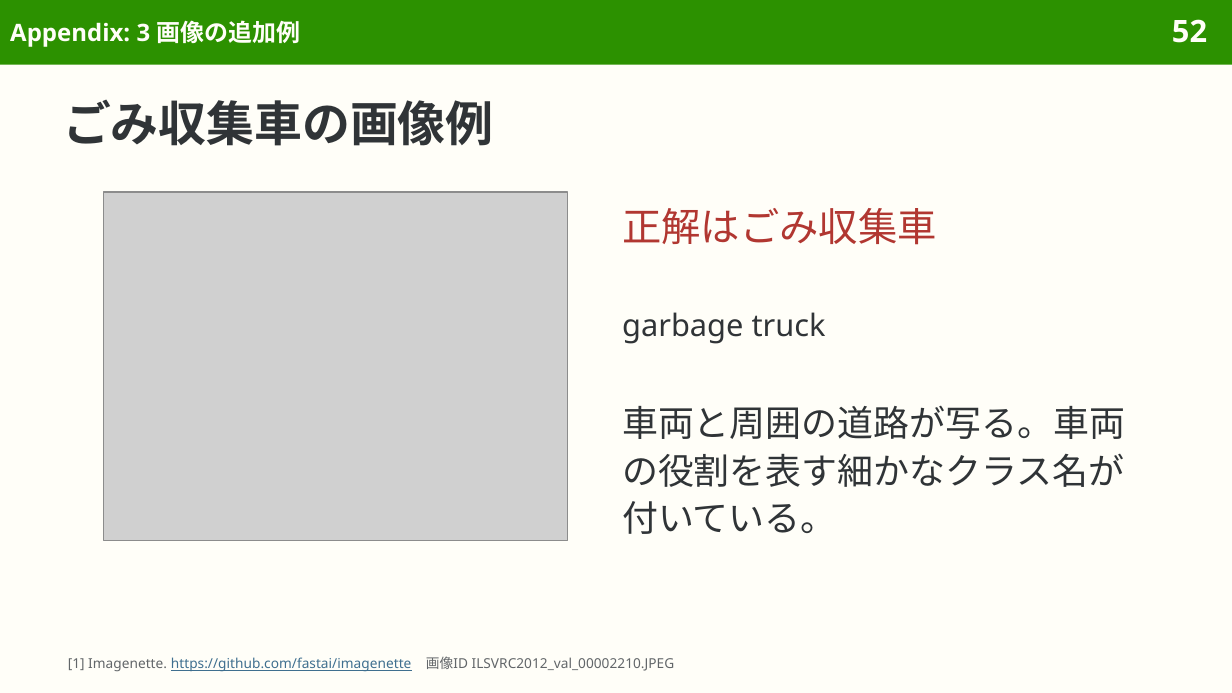
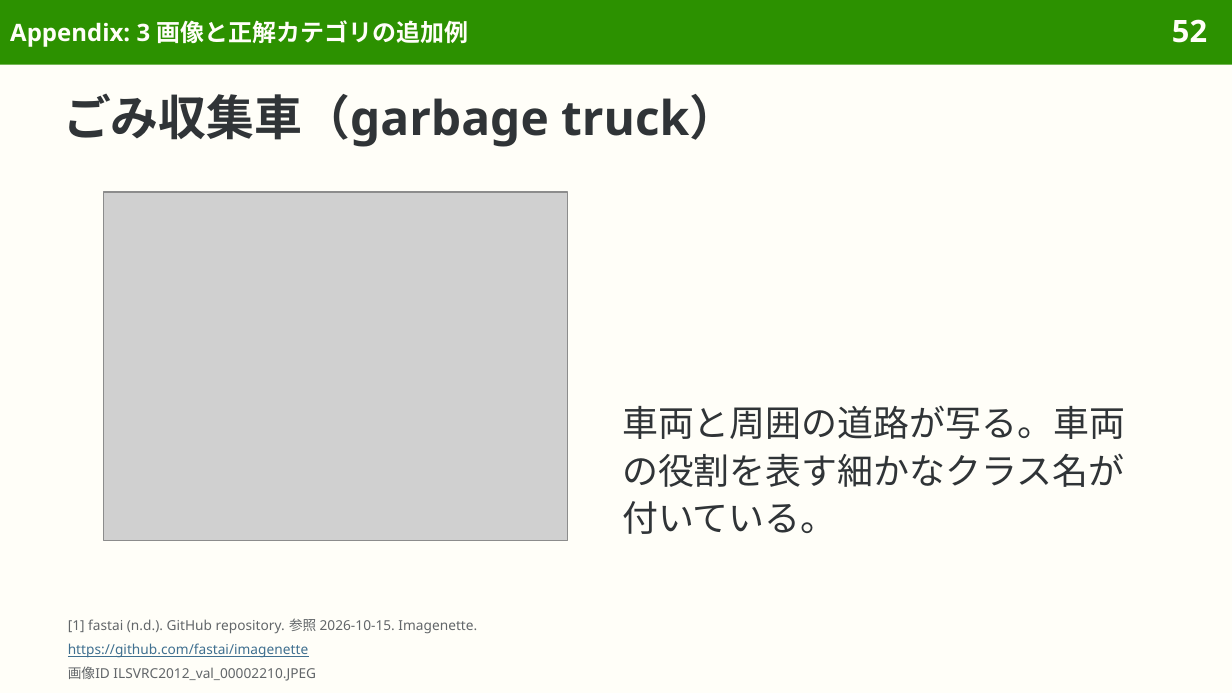
Before and after one commit to sasakiy84/datasets-in-10-minutes, a slide deck: slide 52 of slides/datasets-in-10-minutes-imagenet.pptx. Drawn at 1232x693 pixels with LibreOffice and Linux fonts; fonts in the diff are those of the drawing; grey boxes stand for pictures. Boxes give left, top, right and bottom in pixels: in the first picture for what was removed or moved away, otherwise in the second. Text is boxed around its words. In the diff, an @@ line names an element or a change of style, - is before the commit and + after.

```diff
--- a/slides/datasets-in-10-minutes-imagenet.pptx
+++ b/slides/datasets-in-10-minutes-imagenet.pptx
@@ title at bbox=[10, 20, 469, 47]: text changed @@
-Appendix: 3 画像の追加例
+Appendix: 3 画像と正解カテゴリの追加例
@@ title at bbox=[63, 94, 737, 147]: text changed @@
-ごみ収集車の画像例
+ごみ収集車（garbage truck）
@@ text removed at bbox=[622, 208, 937, 245] @@
-正解はごみ収集車
@@ text removed at bbox=[622, 312, 826, 344] @@
-garbage truck
@@ text added at bbox=[68, 618, 477, 634], 8 pt, text #626669 @@
+[1] fastai (n.d.). GitHub repository. 参照 2026-10-15. Imagenette.
@@ text added at bbox=[68, 643, 308, 658], 8 pt, text #3F6F8F, underline @@
+https://github.com/fastai/imagenette
@@ text at bbox=[68, 667, 316, 681]: text changed @@
-[1] Imagenette. https://github.com/fastai/imagenette 画像ID ILSVRC2012_val_00002210.JPEG
+画像ID ILSVRC2012_val_00002210.JPEG
```
Also in this commit, not shown: 73 other slides changed, 14 other files.
